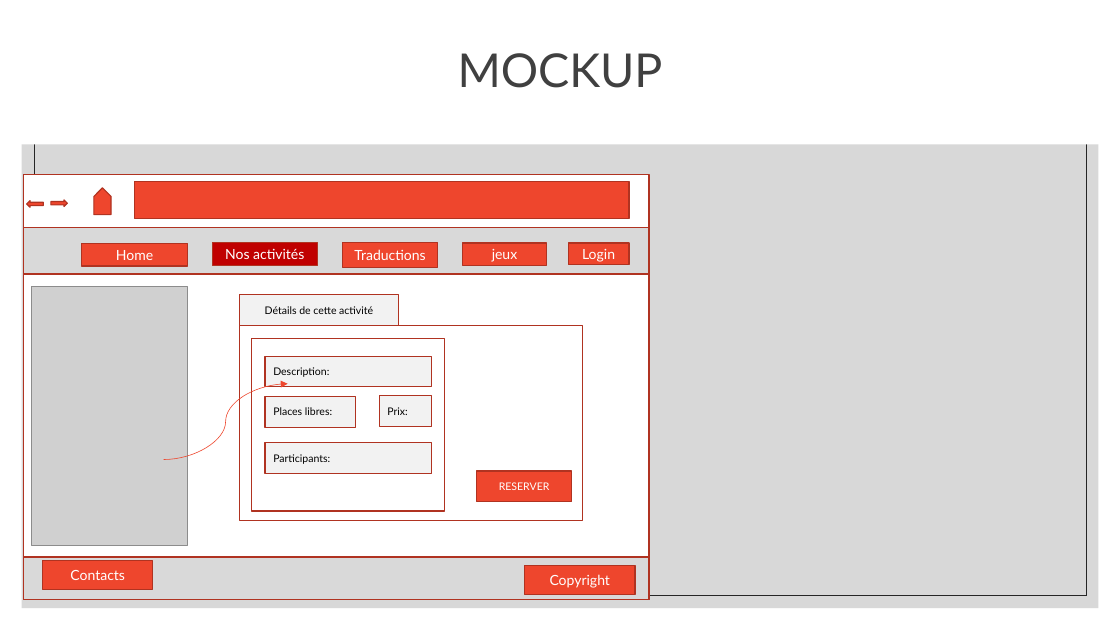
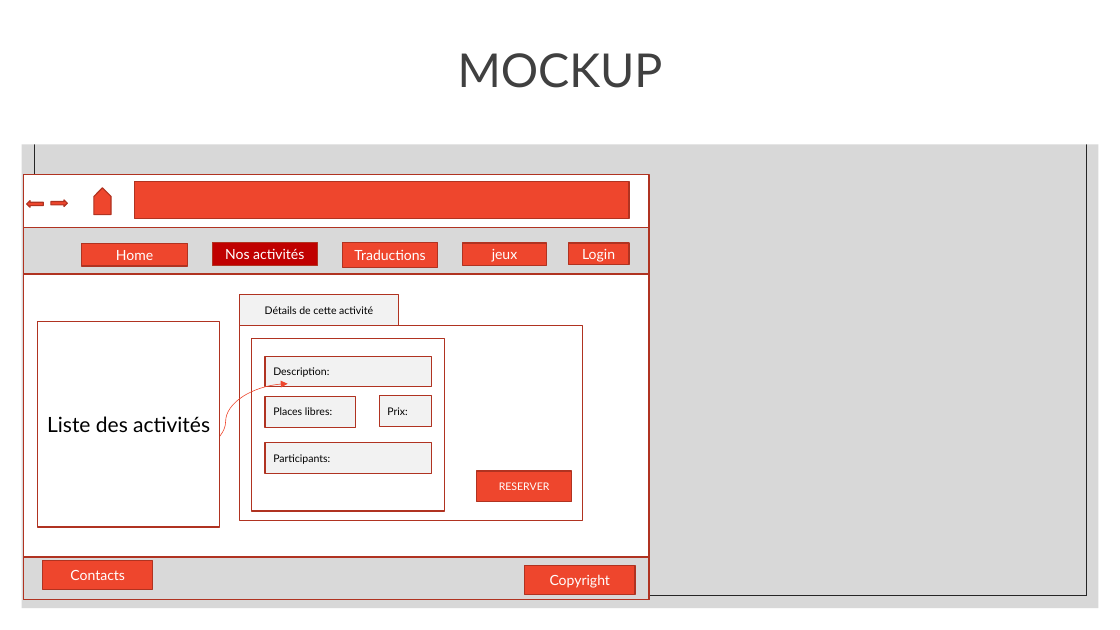
Before and after one commit to Umuhire-H/kinana_symfony, a slide deck: slide 8 of documentation/kinana.pptx. Drawn at 1120x630 pixels with LibreOffice and Linux fonts; fonts in the diff are those of the drawing; grey boxes stand for pictures; background and template pictures are left out. Boxes give left, top, right and bottom in pixels: in the first picture for what was removed or moved away, otherwise in the second. Text is boxed around its words. In the diff, an @@ line names an element or a change of style, - is before the commit and + after.

```diff
--- a/documentation/kinana.pptx
+++ b/documentation/kinana.pptx
@@ picture removed at (32, 287, 187, 545) @@
@@ rectangle added at (38, 322, 219, 528), fill #FFFFFF, outline #B03421 1 pt, 18 pt, text #000000 @@
+Liste des activités
```
Also in this commit, not shown: 2 other slides changed, 3 other files.
